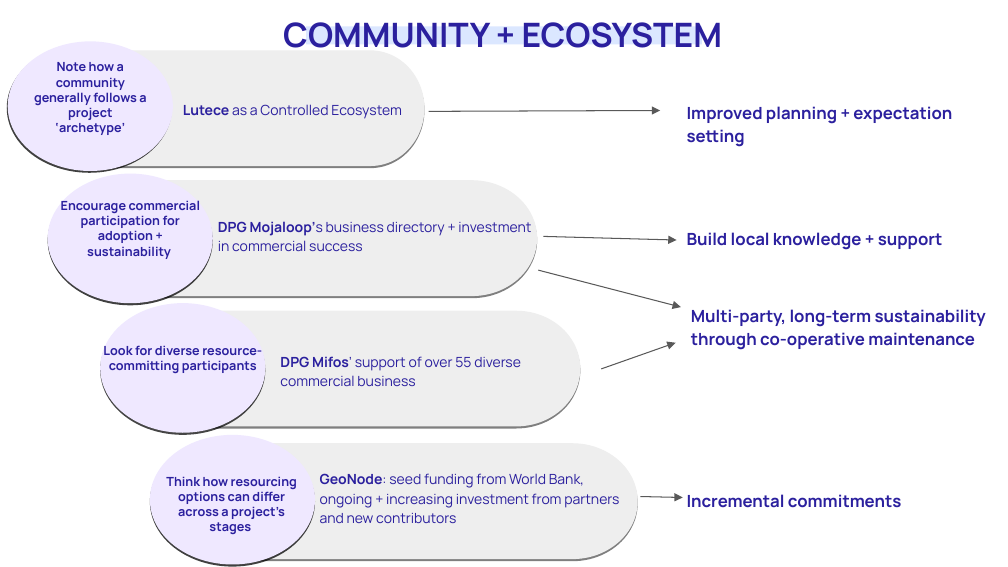
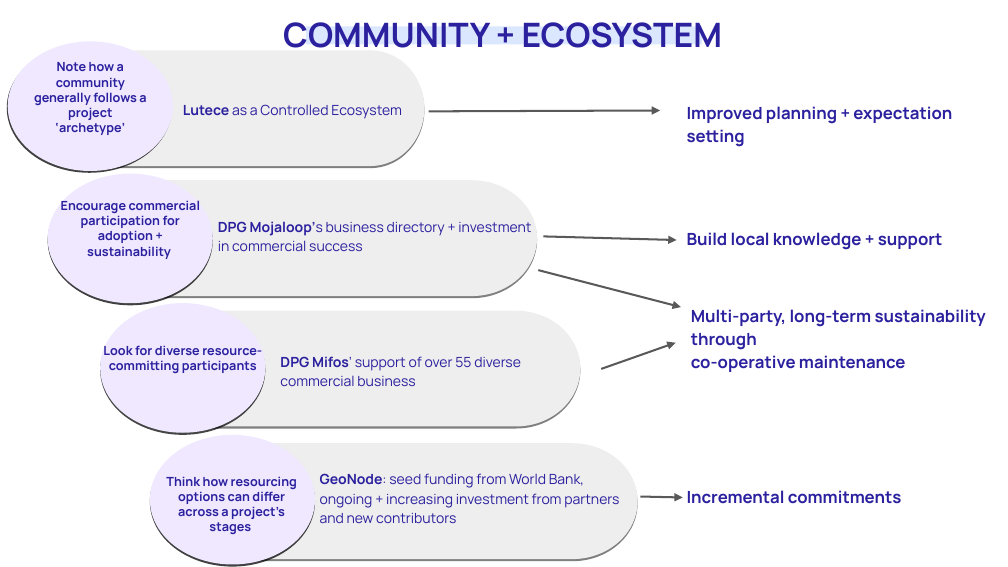
Before and after one commit to unicef/publicgoods-toolkit, a slide deck: slide 6 of dpg-toolkit-overview.odp (slide 5 before the commit). Drawn at 1008x567 pixels with LibreOffice and Linux fonts; fonts in the diff are those of the drawing. Boxes give left, top, right and bottom in pixels: in the first picture for what was removed or moved away, otherwise in the second. Text is boxed around its words. In the diff, an @@ line names an element or a change of style, - is before the commit and + after.

```diff
--- a/dpg-toolkit-overview.odp
+++ b/dpg-toolkit-overview.odp
@@ arrow (428, 111) - (660, 111): stroke #595959 0.74 pt to #595959 1.45 pt @@
@@ arrow (543, 237) - (676, 240): stroke #595959 0.74 pt to #595959 1.45 pt @@
@@ arrow (538, 270) - (680, 307): stroke #595959 0.74 pt to #595959 1.45 pt @@
@@ text at box(691, 309, 986, 372): text changed @@
-Multi-party, long-term sustainability through co-operative maintenance
+Multi-party, long-term sustainability through
+co-operative maintenance
@@ text "Incremental commitments": place and size @@
-text "Incremental commitments" at box(687, 494, 902, 508)
+text "Incremental commitments" at box(687, 490, 902, 504)
@@ arrow (640, 497) - (682, 498): stroke #595959 0.74 pt to #595959 1.45 pt @@
```
Also in this commit, not shown: 6 other slides changed, 2 slides added, 1 slide removed.
